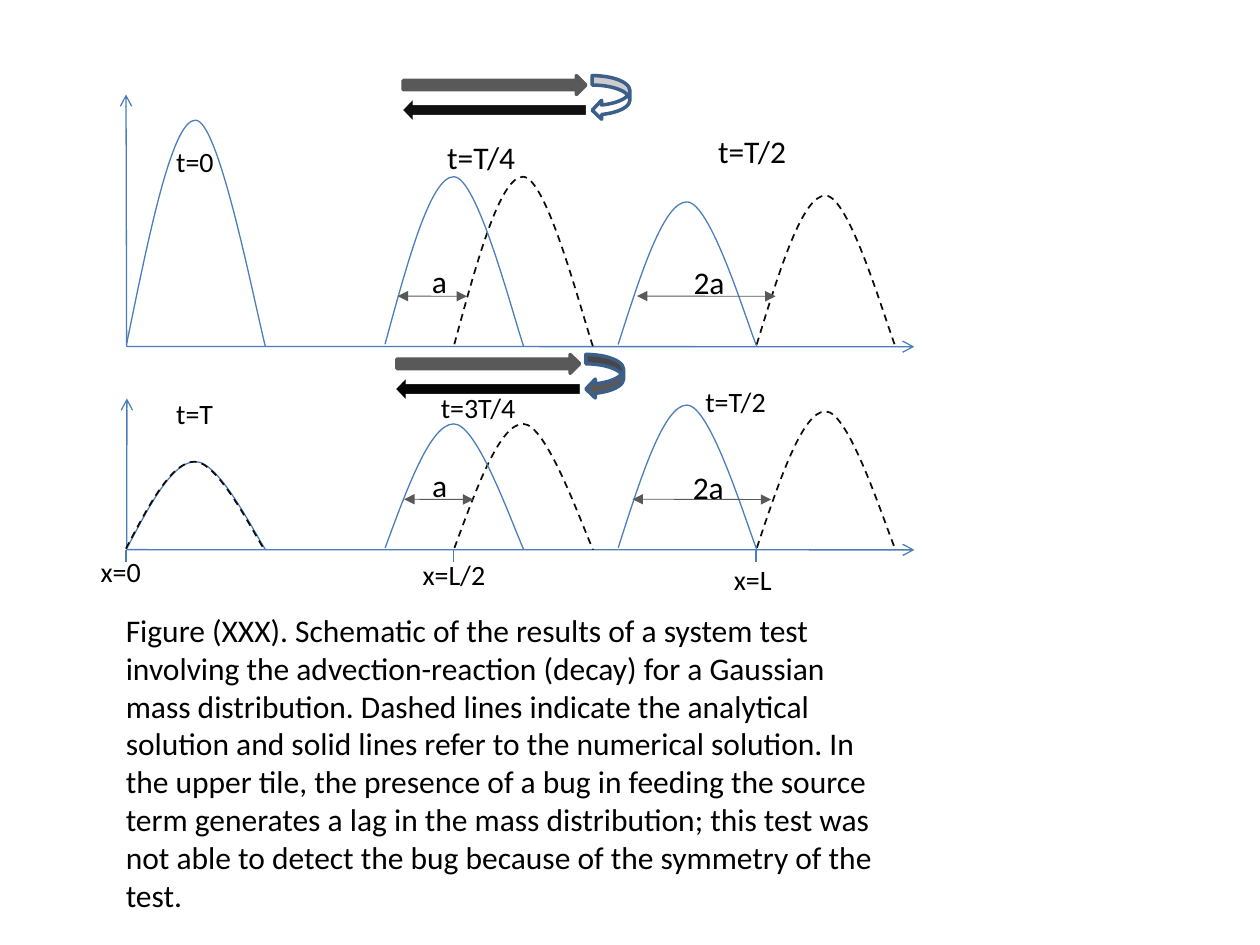
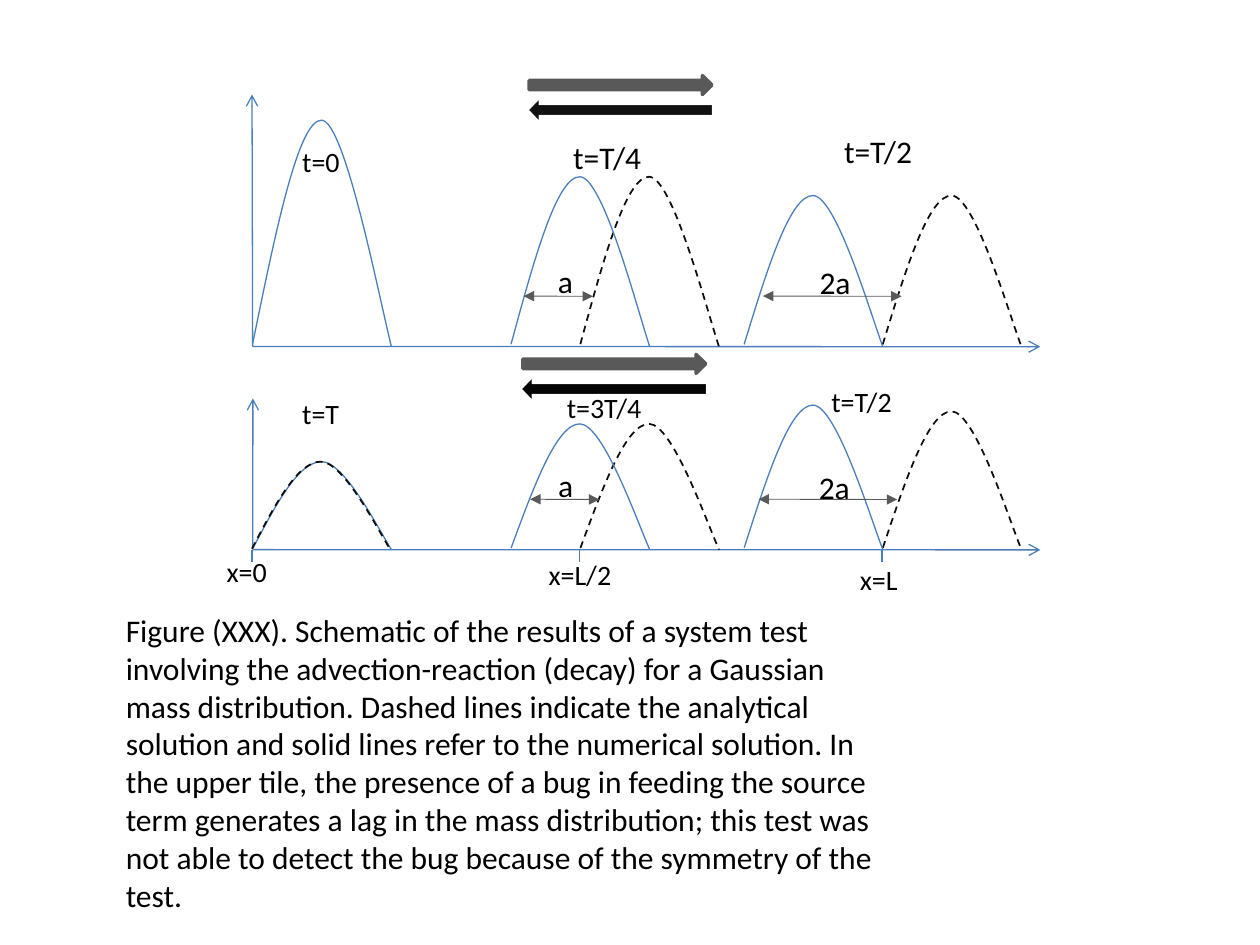
Before and after one commit to dwr-psandhu/dsm2-stm, a slide deck: slide 1 of stm/documents/EWRI_2011/Format&Figures/bug_in_AR_bidirectional.pptx. Drawn at 1260x945 pixels with LibreOffice and Linux fonts; fonts in the diff are those of the drawing. Boxes give left, top, right and bottom in pixels: in the first picture for what was removed or moved away, otherwise in the second. Text is boxed around its words. In the diff, an @@ line names an element or a change of style, - is before the commit and + after.

```diff
--- a/stm/documents/EWRI_2011/Format&Figures/bug_in_AR_bidirectional.pptx
+++ b/stm/documents/EWRI_2011/Format&Figures/bug_in_AR_bidirectional.pptx
@@ curved left arrow removed at (592, 76, 630, 120) @@
@@ 13 texts, 10 freeform shapes, 4 arrows, 4 double arrows, 4 right arrows, 3 lines: place and size @@
-13 texts, 10 freeform shapes, 4 arrows, 4 double arrows, 4 right arrows, 3 lines at (101, 76, 915, 590)
+13 texts, 10 freeform shapes, 4 arrows, 4 double arrows, 4 right arrows, 3 lines at (227, 76, 1041, 590)
@@ freeform shape: place and size @@
-freeform shape at (619, 202, 757, 346)
+freeform shape at (745, 195, 883, 346)
@@ curved left arrow removed at (586, 354, 624, 398) @@
```
